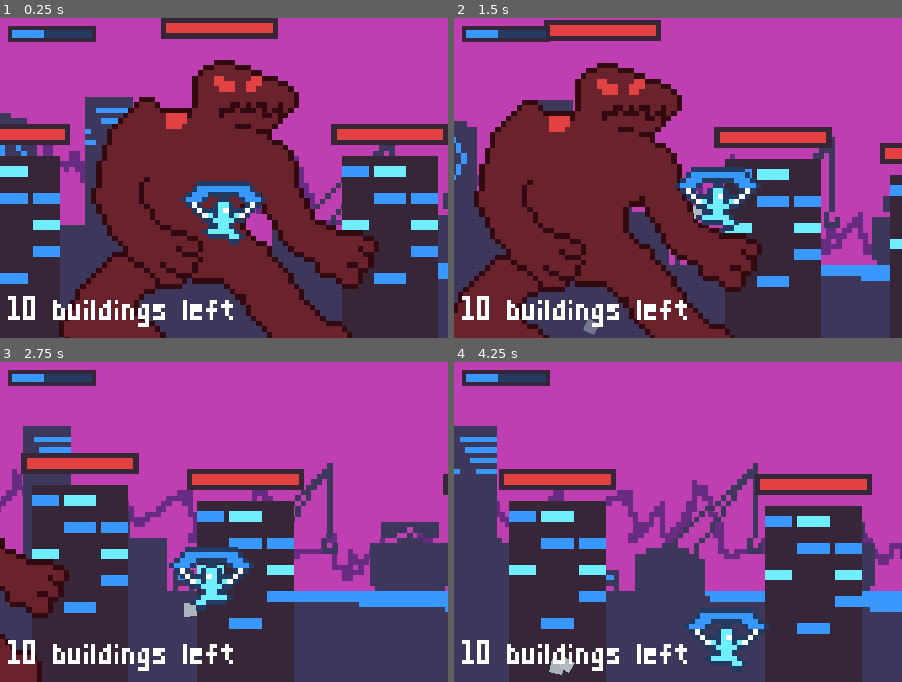
Above: before the commit, frames 1-4 (two rows, left to right).
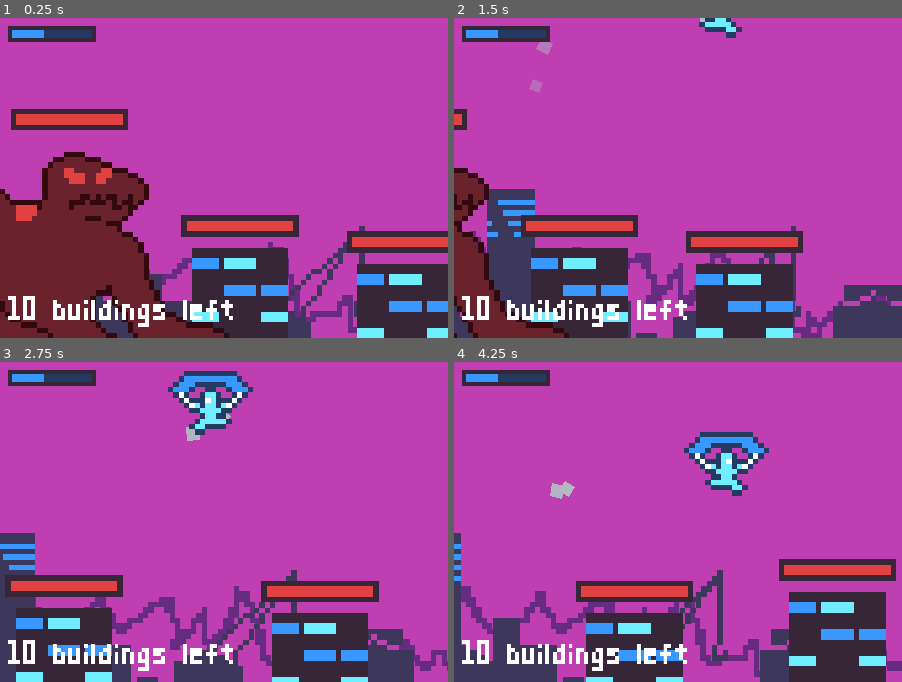
Above: after the commit, the same moments.

Repository: rthurmed/KaijuPilot
Game: Godot game, scene res://src/Main.tscn
Two runs of this game, one before a commit and one after it. Both use one fixed random seed, a clock stepped at 60 frames per second and the inputs below.
Inputs:
- Up to frame 1 (0.25 s): no input
- Up to frame 2 (1.5 s): hold Right (right) from 0.53 s (still down); tap Z (jetpack) at 0.6, 1.35 s
- Up to frame 3 (2.75 s): release Right (right) at 2.03 s; hold Left (left) from 2.03 s (still down); tap Z (jetpack) at 2.1 s
- Up to frame 4 (4.25 s): release Left (left) at 2.78 s; hold Right (right) from 2.78 s (still down); tap Z (jetpack) at 2.85, 3.6 s

The runs differ from the first frame. In frame 1, 62% of the frame differs, in the area x 0-100%, y 0-100%; in frame 2, 58%; in frame 3, 51%; in frame 4, 49%.

Commit message:
Pilot mount kaiju

Diff:
--- a/assets/anim/kaiju/possess.tres
+++ b/assets/anim/kaiju/possess.tres
@@ -2,15 +2,28 @@
 
 [resource]
 resource_name = "possess"
+length = 1.5
 tracks/0/type = "value"
-tracks/0/path = NodePath("Sprite:modulate")
+tracks/0/path = NodePath("../Sprite:modulate")
 tracks/0/interp = 1
 tracks/0/loop_wrap = true
 tracks/0/imported = false
 tracks/0/enabled = true
 tracks/0/keys = {
-"times": PoolRealArray( 0, 1 ),
+"times": PoolRealArray( 0, 1.5 ),
 "transitions": PoolRealArray( 1, 1 ),
 "update": 0,
 "values": [ Color( 0.882353, 0.254902, 0.254902, 1 ), Color( 0.219608, 0.596078, 1, 1 ) ]
 }
+tracks/1/type = "value"
+tracks/1/path = NodePath("../..:possessed")
+tracks/1/interp = 1
+tracks/1/loop_wrap = true
+tracks/1/imported = false
+tracks/1/enabled = true
+tracks/1/keys = {
+"times": PoolRealArray( 0, 1.5 ),
+"transitions": PoolRealArray( 1, 1 ),
+"update": 1,
+"values": [ false, true ]
+}
--- a/project.godot
+++ b/project.godot
@@ -13,6 +13,16 @@
 "class": "Building",
 "language": "GDScript",
 "path": "res://src/building/Building.gd"
+}, {
+"base": "Kaiju",
+"class": "Jupiter",
+"language": "GDScript",
+"path": "res://src/kaiju/Jupiter.gd"
+}, {
+"base": "KinematicBody2D",
+"class": "Kaiju",
+"language": "GDScript",
+"path": "res://src/kaiju/Kaiju.gd"
 }, {
 "base": "Node2D",
 "class": "Life",
@@ -36,6 +46,8 @@
 } ]
 _global_script_class_icons={
 "Building": "",
+"Jupiter": "",
+"Kaiju": "",
 "Life": "",
 "Pilot": "",
 "State": "",
--- a/src/Constants.gd
+++ b/src/Constants.gd
@@ -2,6 +2,8 @@
 
 
 const gravity_modifier = 16
+
+const player_name = "Pilot"
 
 var gravity: Vector2 = (
 	ProjectSettings.get("physics/2d/default_gravity_vector") *
--- /dev/null
+++ b/src/Main.gd
@@ -0,0 +1,11 @@
+extends Node2D
+
+
+onready var camera_animation = $Pilot/Camera2D/AnimationPlayer
+
+
+func _on_Pilot_mounted():
+	camera_animation.play("mount_zoom")
+
+func _on_Pilot_unmounted():
+	camera_animation.play_backwards("mount_zoom")
--- a/src/Main.tscn
+++ b/src/Main.tscn
@@ -1,19 +1,38 @@
-[gd_scene load_steps=9 format=2]
+[gd_scene load_steps=11 format=2]
 
 [ext_resource path="res://assets/font/default_font.tres" type="DynamicFont" id=1]
 [ext_resource path="res://assets/backdrop-city.png" type="Texture" id=2]
 [ext_resource path="res://src/player/Pilot.tscn" type="PackedScene" id=3]
 [ext_resource path="res://assets/backdrop-fire.png" type="Texture" id=4]
 [ext_resource path="res://src/building/Building1.tscn" type="PackedScene" id=5]
+[ext_resource path="res://src/Main.gd" type="Script" id=6]
 [ext_resource path="res://src/kaiju/Jupiter.tscn" type="PackedScene" id=8]
 
-[sub_resource type="RectangleShape2D" id=2]
+[sub_resource type="Animation" id=3]
+resource_name = "mount_zoom"
+length = 0.8
+step = 0.2
+tracks/0/type = "value"
+tracks/0/path = NodePath(".:zoom")
+tracks/0/interp = 2
+tracks/0/loop_wrap = true
+tracks/0/imported = false
+tracks/0/enabled = true
+tracks/0/keys = {
+"times": PoolRealArray( 0, 0.8 ),
+"transitions": PoolRealArray( 1, 1 ),
+"update": 0,
+"values": [ Vector2( 0.75, 0.75 ), Vector2( 0.9, 0.9 ) ]
+}
+
+[sub_resource type="RectangleShape2D" id=1]
 extents = Vector2( 484, 4 )
 
-[sub_resource type="RectangleShape2D" id=3]
+[sub_resource type="RectangleShape2D" id=2]
 extents = Vector2( 24, 362 )
 
 [node name="Main" type="Node2D"]
+script = ExtResource( 6 )
 
 [node name="CanvasLayer" type="CanvasLayer" parent="."]
 
@@ -107,10 +126,8 @@
 
 [node name="Jupiter" parent="Kaijus" instance=ExtResource( 8 )]
 
-[node name="Jupiter2" parent="Kaijus" instance=ExtResource( 8 )]
-position = Vector2( -83, 0 )
-
 [node name="Pilot" parent="." instance=ExtResource( 3 )]
+position = Vector2( 28, -61 )
 z_index = 2
 
 [node name="Camera2D" type="Camera2D" parent="Pilot"]
@@ -127,13 +144,16 @@
 editor_draw_limits = true
 editor_draw_drag_margin = true
 
+[node name="AnimationPlayer" type="AnimationPlayer" parent="Pilot/Camera2D"]
+anims/mount_zoom = SubResource( 3 )
+
 [node name="Floor" type="StaticBody2D" parent="." groups=[
 "floor",
 ]]
 position = Vector2( 0, 33 )
 
 [node name="CollisionShape2D" type="CollisionShape2D" parent="Floor"]
-shape = SubResource( 2 )
+shape = SubResource( 1 )
 
 [node name="Wall1" type="StaticBody2D" parent="." groups=[
 "floor",
@@ -151,4 +171,6 @@
 
 [node name="CollisionShape2D" type="CollisionShape2D" parent="Wall2"]
 position = Vector2( 0, -362 )
-shape = SubResource( 3 )
+shape = SubResource( 2 )
+[connection signal="mounted" from="Pilot" to="." method="_on_Pilot_mounted"]
+[connection signal="unmounted" from="Pilot" to="." method="_on_Pilot_unmounted"]
--- a/src/building/Building1.tscn
+++ b/src/building/Building1.tscn
@@ -8,7 +8,9 @@
 [sub_resource type="RectangleShape2D" id=1]
 extents = Vector2( 9, 31 )
 
-[node name="Building1" type="KinematicBody2D"]
+[node name="Building1" type="KinematicBody2D" groups=[
+"building",
+]]
 collision_layer = 4
 collision_mask = 0
 script = ExtResource( 4 )
--- a/src/building/Building2.tscn
+++ b/src/building/Building2.tscn
@@ -8,7 +8,9 @@
 [sub_resource type="RectangleShape2D" id=1]
 extents = Vector2( 10.5, 37 )
 
-[node name="Building2" type="KinematicBody2D"]
+[node name="Building2" type="KinematicBody2D" groups=[
+"building",
+]]
 collision_layer = 4
 collision_mask = 0
 script = ExtResource( 4 )
--- a/src/kaiju/Jupiter.gd
+++ b/src/kaiju/Jupiter.gd
@@ -1,5 +1,8 @@
-extends KinematicBody2D
+class_name Jupiter
+extends Kaiju
 
 
-func _ready():
-	$Flip/AnimationPlayer.play("walk")
+onready var flip = $Flip
+onready var animation = $Flip/AnimationPlayer
+onready var viewing_area = $Flip/ViewingArea
+onready var mount_point = $Flip/MountArea
--- a/src/kaiju/Jupiter.tscn
+++ b/src/kaiju/Jupiter.tscn
@@ -1,12 +1,19 @@
-[gd_scene load_steps=11 format=2]
+[gd_scene load_steps=20 format=2]
 
 [ext_resource path="res://assets/kaiju1-Sheet.png" type="Texture" id=1]
 [ext_resource path="res://assets/anim/kaiju/possess.tres" type="Animation" id=2]
 [ext_resource path="res://src/core/CollisionSpriteManager.tscn" type="PackedScene" id=3]
 [ext_resource path="res://src/kaiju/Jupiter.gd" type="Script" id=4]
 [ext_resource path="res://src/core/Life.tscn" type="PackedScene" id=5]
-
-[sub_resource type="Animation" id=2]
+[ext_resource path="res://src/core/StateMachine.tscn" type="PackedScene" id=6]
+[ext_resource path="res://src/kaiju/state/Seeking.gd" type="Script" id=7]
+[ext_resource path="res://src/kaiju/state/Walking.gd" type="Script" id=8]
+[ext_resource path="res://src/kaiju/state/Possessed.gd" type="Script" id=9]
+[ext_resource path="res://src/kaiju/state/AttackingKaiju.gd" type="Script" id=10]
+[ext_resource path="res://src/kaiju/state/AttackingBuilding.gd" type="Script" id=11]
+[ext_resource path="res://src/kaiju/MountArea.gd" type="Script" id=12]
+
+[sub_resource type="Animation" id=1]
 resource_name = "attack"
 step = 0.2
 tracks/0/type = "value"
@@ -21,8 +28,20 @@
 "update": 1,
 "values": [ 3, 4, 5 ]
 }
-
-[sub_resource type="Animation" id=3]
+tracks/1/type = "value"
+tracks/1/path = NodePath("AttackArea/CollisionShape2D:disabled")
+tracks/1/interp = 1
+tracks/1/loop_wrap = true
+tracks/1/imported = false
+tracks/1/enabled = true
+tracks/1/keys = {
+"times": PoolRealArray( 0, 0.2, 0.4 ),
+"transitions": PoolRealArray( 1, 1, 1 ),
+"update": 1,
+"values": [ true, false, true ]
+}
+
+[sub_resource type="Animation" id=2]
 resource_name = "idle"
 tracks/0/type = "value"
 tracks/0/path = NodePath("Sprite:frame")
@@ -54,12 +73,21 @@
 "values": [ 1, 2 ]
 }
 
-[sub_resource type="CircleShape2D" id=5]
-
-[sub_resource type="RectangleShape2D" id=1]
+[sub_resource type="RectangleShape2D" id=7]
+extents = Vector2( 16, 18 )
+
+[sub_resource type="CircleShape2D" id=4]
+radius = 6.0
+
+[sub_resource type="RectangleShape2D" id=5]
+extents = Vector2( 66, 19 )
+
+[sub_resource type="RectangleShape2D" id=6]
 extents = Vector2( 23, 26 )
 
-[node name="Jupiter" type="KinematicBody2D"]
+[node name="Jupiter" type="KinematicBody2D" groups=[
+"kaiju",
+]]
 collision_layer = 2
 collision_mask = 0
 script = ExtResource( 4 )
@@ -84,6 +112,7 @@
 
 [node name="CollisionPolygon2D" type="CollisionPolygon2D" parent="Flip/CollisionSpriteManager2/0"]
 polygon = PoolVector2Array( -5, -45, -11, -45, -12, -47, -15, -47, -18, -44, -21, -49, -17, -54, -19, -60, -22, -60, -2 …(406 unchanged characters)…
+one_way_collision = true
 
 [node name="1" type="KinematicBody2D" parent="Flip/CollisionSpriteManager2"]
 visible = false
@@ -118,6 +147,7 @@
 
 [node name="CollisionPolygon2D" type="CollisionPolygon2D" parent="Flip/CollisionSpriteManager2/3"]
 polygon = PoolVector2Array( -5, -45, -11, -45, -12, -47, -15, -47, -18, -44, -21, -49, -17, -54, -19, -60, -22, -60, -2 …(433 unchanged characters)…
+one_way_collision = true
 
 [node name="4" type="KinematicBody2D" parent="Flip/CollisionSpriteManager2"]
 visible = false
@@ -125,6 +155,7 @@
 
 [node name="CollisionPolygon2D" type="CollisionPolygon2D" parent="Flip/CollisionSpriteManager2/4"]
 polygon = PoolVector2Array( -5, -45, -11, -45, -12, -47, -15, -47, -18, -44, -21, -49, -17, -54, -19, -60, -22, -60, -2 …(397 unchanged characters)…
+one_way_collision = true
 
 [node name="5" type="KinematicBody2D" parent="Flip/CollisionSpriteManager2"]
 visible = false
@@ -132,28 +163,66 @@
 
 [node name="CollisionPolygon2D" type="CollisionPolygon2D" parent="Flip/CollisionSpriteManager2/5"]
 polygon = PoolVector2Array( -5, -45, -11, -45, -12, -47, -15, -47, -18, -44, -21, -49, -17, -54, -19, -60, -22, -60, -2 …(406 unchanged characters)…
+one_way_collision = true
 
 [node name="AnimationPlayer" type="AnimationPlayer" parent="Flip"]
-anims/attack = SubResource( 2 )
-anims/idle = SubResource( 3 )
+anims/attack = SubResource( 1 )
+anims/idle = SubResource( 2 )
+anims/walk = SubResource( 3 )
+
+[node name="AttackArea" type="Area2D" parent="Flip"]
+position = Vector2( 31, -28 )
+collision_layer = 0
+collision_mask = 6
+
+[node name="CollisionShape2D" type="CollisionShape2D" parent="Flip/AttackArea"]
+shape = SubResource( 7 )
+disabled = true
+
+[node name="MountArea" type="Area2D" parent="Flip"]
+position = Vector2( -8, -44 )
+script = ExtResource( 12 )
+
+[node name="CollisionShape2D" type="CollisionShape2D" parent="Flip/MountArea"]
+shape = SubResource( 4 )
+
+[node name="AnimationPlayer" type="AnimationPlayer" parent="Flip/MountArea"]
 anims/possess = ExtResource( 2 )
-anims/walk = SubResource( 4 )
-
-[node name="MountArea" type="Area2D" parent="Flip"]
-position = Vector2( -8, -42 )
-
-[node name="CollisionShape2D" type="CollisionShape2D" parent="Flip/MountArea"]
+
+[node name="ViewingArea" type="Area2D" parent="Flip"]
+position = Vector2( 22, -27 )
+collision_layer = 0
+collision_mask = 6
+
+[node name="CollisionShape2D" type="CollisionShape2D" parent="Flip/ViewingArea"]
 shape = SubResource( 5 )
 
 [node name="CollisionShape2D" type="CollisionShape2D" parent="."]
 position = Vector2( 0, -26 )
-shape = SubResource( 1 )
-
-[node name="Node2D" type="Node2D" parent="."]
-
-[node name="Area2D" type="Area2D" parent="Node2D"]
-collision_layer = 0
-collision_mask = 4
+shape = SubResource( 6 )
 
 [node name="Life" parent="." instance=ExtResource( 5 )]
 position = Vector2( 0, -61 )
+
+[node name="StateMachine" parent="." instance=ExtResource( 6 )]
+initial_state = NodePath("Walking")
+
+[node name="Seeking" type="Node" parent="StateMachine"]
+script = ExtResource( 7 )
+
+[node name="Walking" type="Node" parent="StateMachine"]
+script = ExtResource( 8 )
+
+[node name="Possessed" type="Node" parent="StateMachine"]
+script = ExtResource( 9 )
+
+[node name="AttackingKaiju" type="Node" parent="StateMachine"]
+script = ExtResource( 10 )
+
+[node name="AttackingBuilding" type="Node" parent="StateMachine"]
+script = ExtResource( 11 )
+[connection signal="body_entered" from="Flip/MountArea" to="Flip/MountArea" method="_on_MountArea_body_entered"]
+[connection signal="body_exited" from="Flip/MountArea" to="Flip/MountArea" method="_on_MountArea_body_exited"]
+[connection signal="animation_finished" from="Flip/MountArea/AnimationPlayer" to="Flip/MountArea" method="_on_AnimationPlayer_animation_finished"]
+[connection signal="body_entered" from="Flip/ViewingArea" to="StateMachine/Seeking" method="_on_ViewingArea_body_entered"]
+[connection signal="body_exited" from="Flip/ViewingArea" to="StateMachine/Seeking" method="_on_ViewingArea_body_exited"]
--- /dev/null
+++ b/src/kaiju/Kaiju.gd
@@ -0,0 +1,5 @@
+class_name Kaiju
+extends KinematicBody2D
+
+
+export var possessed = false
--- /dev/null
+++ b/src/kaiju/MountArea.gd
@@ -0,0 +1,21 @@
+extends Area2D
+
+
+onready var animation = $AnimationPlayer
+onready var kaiju: Jupiter = owner
+var pilot_body: Pilot = null
+
+
+func _on_MountArea_body_entered(body):
+	if body.name == Constants.player_name:
+		pilot_body = body
+		animation.play("possess")
+
+func _on_MountArea_body_exited(body):
+	if body.name == Constants.player_name:
+		pilot_body = null
+		animation.play_backwards("possess")
+
+func _on_AnimationPlayer_animation_finished(anim_name):
+	if anim_name == "possess":
+		pilot_body.mount(kaiju.get_path())
--- /dev/null
+++ b/src/kaiju/state/AttackingBuilding.gd
@@ -0,0 +1,11 @@
+extends State
+
+
+onready var kaiju: Jupiter = owner
+
+
+func handle_input(_event: InputEvent): pass
+func process(_delta: float): pass
+func physics_process(_delta: float): pass
+func enter(): pass
+func exit(): pass
--- /dev/null
+++ b/src/kaiju/state/AttackingKaiju.gd
@@ -0,0 +1,11 @@
+extends State
+
+
+onready var kaiju: Jupiter = owner
+
+
+func handle_input(_event: InputEvent): pass
+func process(_delta: float): pass
+func physics_process(_delta: float): pass
+func enter(): pass
+func exit(): pass
--- /dev/null
+++ b/src/kaiju/state/Possessed.gd
@@ -0,0 +1,11 @@
+extends State
+
+
+onready var kaiju: Jupiter = owner
+
+
+func handle_input(_event: InputEvent): pass
+func process(_delta: float): pass
+func physics_process(_delta: float): pass
+func enter(): pass
+func exit(): pass
--- /dev/null
+++ b/src/kaiju/state/Seeking.gd
@@ -0,0 +1,25 @@
+extends State
+
+
+onready var kaiju: Jupiter = owner
+
+var bodies = {}
+
+
+func process(_delta: float): pass
+
+func physics_process(_delta: float):
+	pass
+
+func enter():
+	kaiju.animation.play("idle")
+
+func exit(): pass
+
+
+func _on_ViewingArea_body_entered(body):
+	bodies[body.name] = body
+
+
+func _on_ViewingArea_body_exited(body):
+	bodies.erase(body.name)
--- /dev/null
+++ b/src/kaiju/state/Walking.gd
@@ -0,0 +1,14 @@
+extends State
+
+
+onready var kaiju: Jupiter = owner
+
+
+func handle_input(_event: InputEvent): pass
+func process(_delta: float): pass
+func physics_process(_delta: float): pass
+
+func enter():
+	kaiju.animation.play("walk")
+
+func exit(): pass
--- a/src/player/Pilot.gd
+++ b/src/player/Pilot.gd
@@ -4,12 +4,17 @@
 
 onready var animation: AnimationPlayer = $AnimationPlayer
 onready var sprite: Sprite = $Sprite
+onready var state_machine: StateMachine = $StateMachine
 onready var ground_raycast: RayCast2D = $GroundRayCast2D
 onready var ground_raycast2: RayCast2D = $GroundRayCast2D2
 onready var ground_raycast3: RayCast2D = $GroundRayCast2D3
 onready var stuck_prevent_raycast: RayCast2D = $StuckPreventRayCast2D
 
 var move: Vector2 = Vector2.ZERO
+var kaiju: Kaiju = null
+
+signal mounted
+signal unmounted
 
 
 func on_ground():
@@ -22,3 +27,9 @@
 		) and not stuck_prevent_raycast.is_colliding()
 		# Prevents player from getting stuck in one way collision nodes
 	)
+
+
+func mount(kaiju_path: NodePath):
+	kaiju = get_node(kaiju_path)
+	emit_signal("mounted")
+	state_machine.transition("Mounted")
--- a/src/player/Pilot.tscn
+++ b/src/player/Pilot.tscn
@@ -104,6 +104,7 @@
 script = ExtResource( 4 )
 
 [node name="Sprite" type="Sprite" parent="."]
+position = Vector2( 0, -3 )
 texture = ExtResource( 1 )
 vframes = 2
 hframes = 4
@@ -116,30 +117,30 @@
 anims/walk = SubResource( 5 )
 
 [node name="CollisionShape2D" type="CollisionShape2D" parent="."]
-position = Vector2( 0, -0.5 )
+position = Vector2( 0, -3.5 )
 shape = SubResource( 6 )
 
 [node name="GroundRayCast2D" type="RayCast2D" parent="."]
-position = Vector2( -0.5, 3 )
+position = Vector2( -0.5, 0 )
 enabled = true
 cast_to = Vector2( -0.5, 0.5 )
 
 [node name="GroundRayCast2D2" type="RayCast2D" parent="."]
-position = Vector2( 0.5, 3 )
+position = Vector2( 0.5, 0 )
 enabled = true
 cast_to = Vector2( 0.5, 0.5 )
 
 [node name="GroundRayCast2D3" type="RayCast2D" parent="."]
-position = Vector2( 0, 3 )
 enabled = true
 cast_to = Vector2( 0, 0.3 )
 
 [node name="StuckPreventRayCast2D" type="RayCast2D" parent="."]
-position = Vector2( -2, 2 )
+position = Vector2( -2, -1 )
 enabled = true
 cast_to = Vector2( 4, 0 )
 
 [node name="JetpackParticles" type="CPUParticles2D" parent="."]
+position = Vector2( 0, -3 )
 z_index = -1
 emitting = false
 amount = 16
@@ -156,6 +157,7 @@
 color_ramp = SubResource( 7 )
 
 [node name="JetpackSparkleParticles" type="CPUParticles2D" parent="."]
+position = Vector2( 0, -3 )
 z_index = -1
 emitting = false
 amount = 2
--- a/src/player/state/Mounted.gd
+++ b/src/player/state/Mounted.gd
@@ -4,9 +4,11 @@
 onready var pilot: Pilot = owner
 
 
-func handle_input(_event: InputEvent): pass
-func process(_delta: float): pass
-func physics_process(_delta: float): pass
+func process(_delta: float):
+	pass
+
+func physics_process(_delta: float):
+	pilot.global_position = pilot.kaiju.mount_point.global_position
 
 func enter():
 	pilot.animation.play("mounted")
Not shown: 1 places in src/Main.tscn that only renumber resources
Not shown: 1 places in src/kaiju/Jupiter.tscn that only renumber resources
